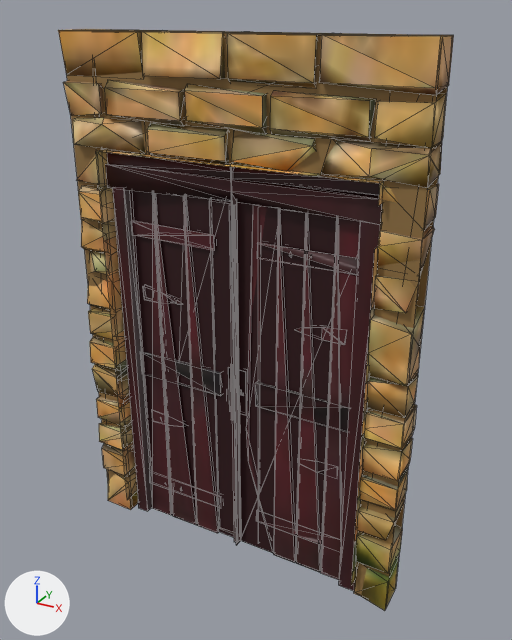
A saved change to the glTF model interactive-kit/DoorDouble/glTF-Binary/door-double.lod2.glb.
Before and after are seen from a 50 mm camera at (1.81, -3.09, 3.1) aimed at (0.08, 0.06, 1.53). The axes (+X, +Y, +Z) are drawn at lower left. The lights are the same throughout. The first picture is the older version. Mesh edges are drawn as thin lines. Vertices at exactly the same position are counted once.

In view in the first picture: 'Frame', 'LeafL', 'LeafR'.
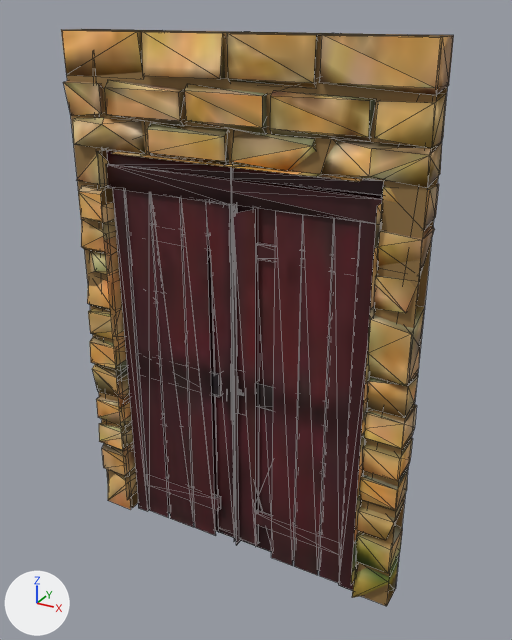
Location of each change, [x1, y1, x2, y2] in pixels of the pictures (512 x 640 px; the box of a moved part takes in the faces that stretch with it):
'Frame', reshaped
    before: [58, 29, 454, 611]
    after: [61, 29, 454, 606]
'LeafR', reshaped
    before: [230, 167, 382, 591]
    after: [230, 167, 384, 591]
'LeafL', reshaped
    before: [105, 152, 241, 545]
    after: [106, 150, 241, 545]
part 1 of me_frame, moved or reshaped
    before: [58, 29, 454, 611]
    after: [61, 29, 454, 606]
part 2 of me_frame, moved or reshaped
    both: [363, 406, 417, 481]
part 3 of me_leafl, moved or reshaped
    before: [143, 353, 220, 395]
    after: [159, 359, 219, 397]
part 4 of me_leafl, moved or reshaped
    before: [184, 205, 218, 533]
    after: [181, 205, 216, 536]
part 5 of me_leafl, added (brown)
    after: [150, 194, 193, 527]
part 6 of me_leafl, built on
    before: [130, 193, 234, 532]
    after: [106, 150, 235, 537]
part 7 of me_leafr, rebuilt (64% wider)
    before: [296, 224, 320, 572]
    after: [294, 215, 334, 575]
part 8 of me_leafr, rebuilt (100% wider)
    before: [321, 228, 341, 580]
    after: [319, 219, 360, 583]
part 9 of me_leafr, rebuilt (45% wider)
    before: [274, 213, 295, 563]
    after: [271, 211, 302, 566]
part 10 of me_leafr, deleted
    before: [258, 252, 349, 432]
part 11 of me_leafr, built on
    before: [295, 328, 347, 566]
    after: [231, 192, 374, 547]

What changed in the scene script:
```text
Change me_frame:
    used by ob_frame; location = (0.0, 0.0, 0.0)
    verts and faces of me_frame; kept vertices keep their numbers, new ones are numbered from 616
    before: 318 (1.0, 0.12, 1.21) at pixel (416, 405), 321 (1.0, 0.12, 1.07) at pixel (414, 427), 324 (1.0, -0.08, 1.04) at pixel (401, 451), 338 (1.0, -0.1, 1.07) at pixel (401, 448), 339 (1.0, -0.1, 1.21) at pixel (403, 424)
    remove me_frame.from_pydata(...)  # 616 vertices, 762 faces; spans x -1.0..1.0, y -0.12..0.12, z 0.0..3.0
    add me_frame.from_pydata(...)  # 594 vertices, 739 faces; spans x -1.0..1.0, y -0.12..0.12, z 0.0..3.0
    me_frame part 1
    27 vertices are removed from x -1.0..1.0, y -0.12..0.12, z 0.0..3.0
    85 faces are deleted
    3 vertices move from x -1.0..-0.01, y -0.08..0.09, z 3.0 to x -1.0..-0.01, y -0.08..0.08, z 3.0
    13 vertices are added at x -1.0..1.0, y -0.12..0.12, z 0.0..3.0
    66 new faces join them
    me_frame part 2
    add delete_faces([(318, 338, 321), (318, 339, 338)])
    add verts[324] = (1.0, -0.11, 1.02)  # moved, pixel (399, 458)
    add faces += [(321, 339, 338), (318, 339, 321)]
    other edits to the shape of me_frame do not show in these pictures
Change me_leafl:
    used by ob_leafl; location = (-0.8, 0.07, 0.0)
    remove me_leafl.from_pydata(...)  # 270 vertices, 264 faces; spans x 0.0..0.8, y -0.13..-0.01, z 0.0..2.4
    add me_leafl.from_pydata(...)  # 356 vertices, 288 faces; spans x 0.0..0.8, y -0.13..-0.01, z 0.0..2.4
    me_leafl part 3: the loose piece of 3 vertices spanning x 0.11..0.68, y -0.08, z 1.03..1.18 is moved by (0.0, -0.02, 0.0)
    me_leafl part 4: the loose piece of 3 vertices spanning x 0.48..0.64, y -0.09..-0.08, z 0.0..2.2 is moved by (0.0, -0.02, 0.0)
    me_leafl part 5: the loose piece of 3 vertices spanning x 0.28..0.47, y -0.09..-0.08, z 0.0..2.2 is copied, and the copy is moved by (0.0, -0.03, 0.0); it spans x 0.28..0.47, y -0.11, z 0.0..2.2
    me_leafl part 6: 1 vertex moved within x 0.17, y -0.06, z 1.54; 23 vertices removed from x 0.12..0.8, y -0.1..-0.04, z 0.0..2.2; 141 vertices added at x 0.0..0.8, y -0.13..-0.01, z 0.0..2.4
    other edits to the shape of me_leafl do not show in these pictures
Change me_leafr:
    used by ob_leafr; location = (0.8, 0.07, 0.0)
    remove me_leafr.from_pydata(...)  # 276 vertices, 262 faces; spans x -0.8..0.0, y -0.13..-0.01, z 0.0..2.4
    add me_leafr.from_pydata(...)  # 321 vertices, 280 faces; spans x -0.8..0.0, y -0.13..-0.01, z 0.0..2.4
    me_leafr part 7: the loose piece of 3 vertices spanning x -0.4..-0.24, y -0.08, z 0.0..2.19 is rebuilt with 4 vertices and now spans x -0.4..-0.24, y -0.11, z 0.0..2.2
    me_leafr part 8: the loose piece of 3 vertices spanning x -0.24..-0.1, y -0.09, z 0.0..2.2 is rebuilt with 4 vertices and now spans x -0.24..-0.1, y -0.11, z 0.0..2.2
    me_leafr part 9: the loose piece of 3 vertices spanning x -0.55..-0.41, y -0.09..-0.08, z 0.0..2.19 is rebuilt with 4 vertices and now spans x -0.55..-0.41, y -0.12..-0.11, z 0.0..2.19
    me_leafr part 10: 7 loose pieces with 26 vertices, spanning x -0.68..-0.11, y -0.09..-0.05, z 0.24..1.98, are deleted
    me_leafr part 11: 19 vertices removed from x -0.8..-0.1, y -0.1..-0.06, z 0.0..2.2; 89 vertices added at x -0.8..0.0, y -0.13..-0.01, z 0.0..2.4
    other edits to the shape of me_leafr do not show in these pictures
```
